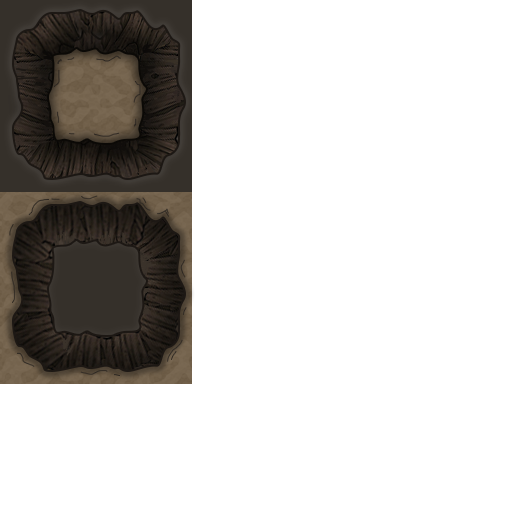
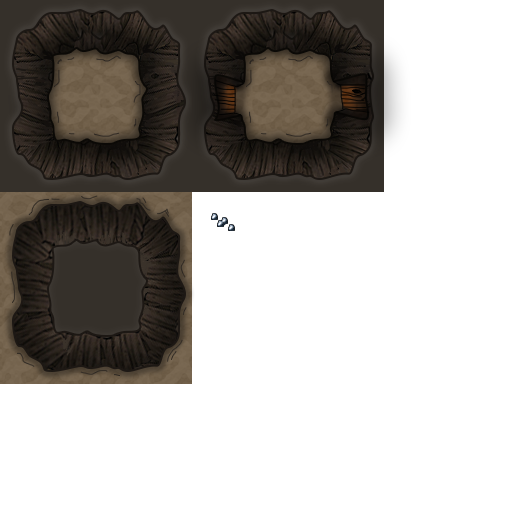
The second (512, 512) image is a revision of the first. Changes to its layers:
added group "InsideGround copy 2" with 17 layers above "InsideGround" over left=182, top=0, right=397, bottom=192
added layer "Layer 4" (1st of 2, in "InsideGround copy 2") in group "InsideGround copy 2" over left=211, top=55, right=370, bottom=137
added layer "Layer 19" (multiply, 39%) in group "InsideGround copy 2" over left=201, top=62, right=379, bottom=137
added layer "Layer 18" in group "InsideGround copy 2" over left=184, top=50, right=394, bottom=148
added layer "Shape 1" (1st of 2, in "InsideGround copy 2") in group "InsideGround copy 2" over left=214, top=47, right=369, bottom=145
added layer "Layer 12" (1st of 2, in "InsideGround copy 2") in group "InsideGround copy 2" over left=192, top=36, right=369, bottom=156
added layer "Layer 8 copy 4" (1st of 2, in "InsideGround copy 2") in group "InsideGround copy 2" over left=182, top=0, right=290, bottom=120
added layer "Layer 7 copy" (1st of 2, in "InsideGround copy 2") in group "InsideGround copy 2" over left=243, top=0, right=397, bottom=117
added layer "Layer 8 copy 2" (1st of 2, in "InsideGround copy 2") in group "InsideGround copy 2" over left=226, top=83, right=353, bottom=192
added layer "Layer 8 copy" (1st of 2, in "InsideGround copy 2") in group "InsideGround copy 2" over left=231, top=0, right=358, bottom=104
added layer "Layer 8" (1st of 2, in "InsideGround copy 2") in group "InsideGround copy 2" over left=290, top=64, right=392, bottom=189
added layer "Layer 7" (1st of 2, in "InsideGround copy 2") in group "InsideGround copy 2" over left=183, top=75, right=337, bottom=192
added layer "Shape 1 copy" (2nd of 3, in "InsideGround copy 2") in group "InsideGround copy 2" over left=204, top=9, right=374, bottom=180
added layer "Rectangle 2" (2nd of 3, in "InsideGround copy 2") in group "InsideGround copy 2" over left=192, top=0, right=384, bottom=192
…and 10 more changes (10 added)
